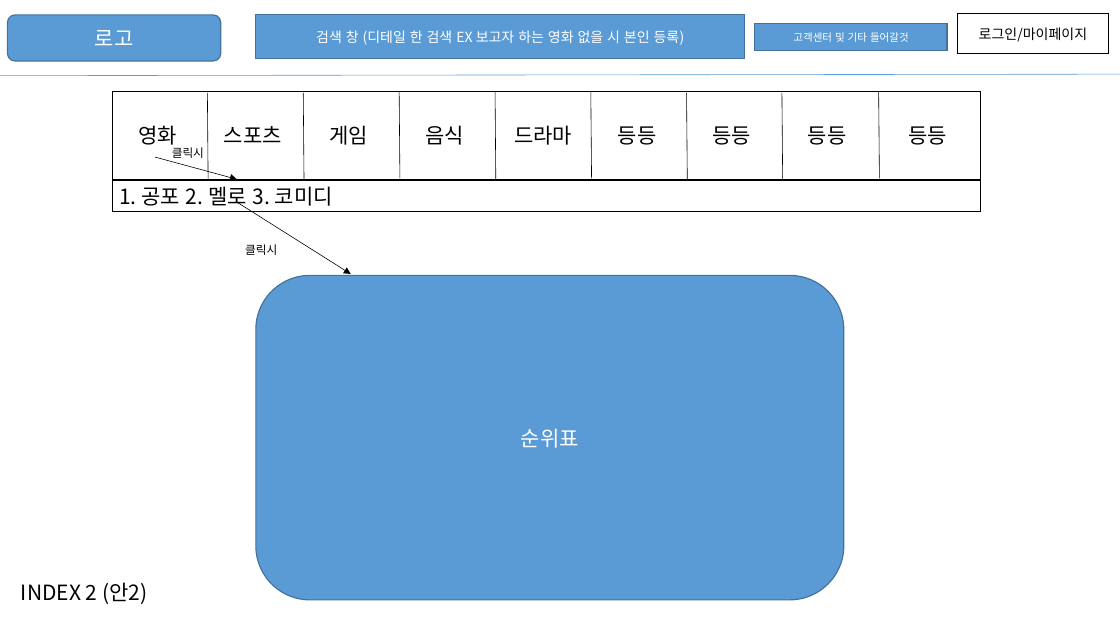
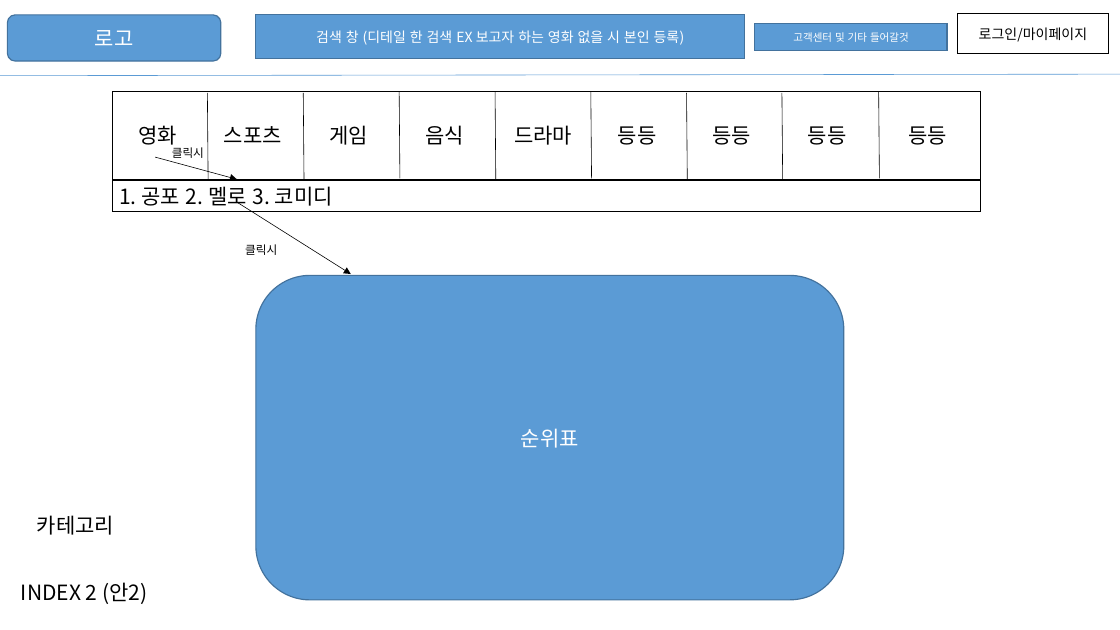
Before and after one commit to What-The-Pork/meeting-log, a slide deck: slide 3 of image/랭킹웹사이트 프로토타입.pptx. Drawn at 1120x630 pixels with LibreOffice and Linux fonts; fonts in the diff are those of the drawing. Boxes give left, top, right and bottom in pixels: in the first picture for what was removed or moved away, otherwise in the second. Text is boxed around its words. In the diff, an @@ line names an element or a change of style, - is before the commit and + after.

```diff
--- a/image/랭킹웹사이트 프로토타입.pptx
+++ b/image/랭킹웹사이트 프로토타입.pptx
@@ text added at [37,515,114,535], 18 pt, text #000000 @@
+카테고리
```
Also in this commit, not shown: 4 other slides changed, 2 slides added.
